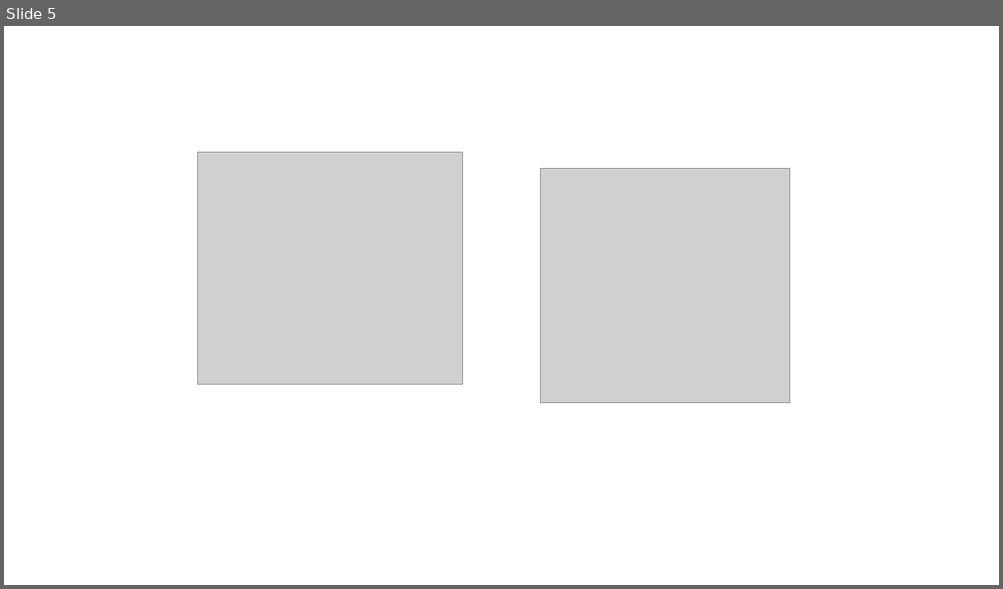
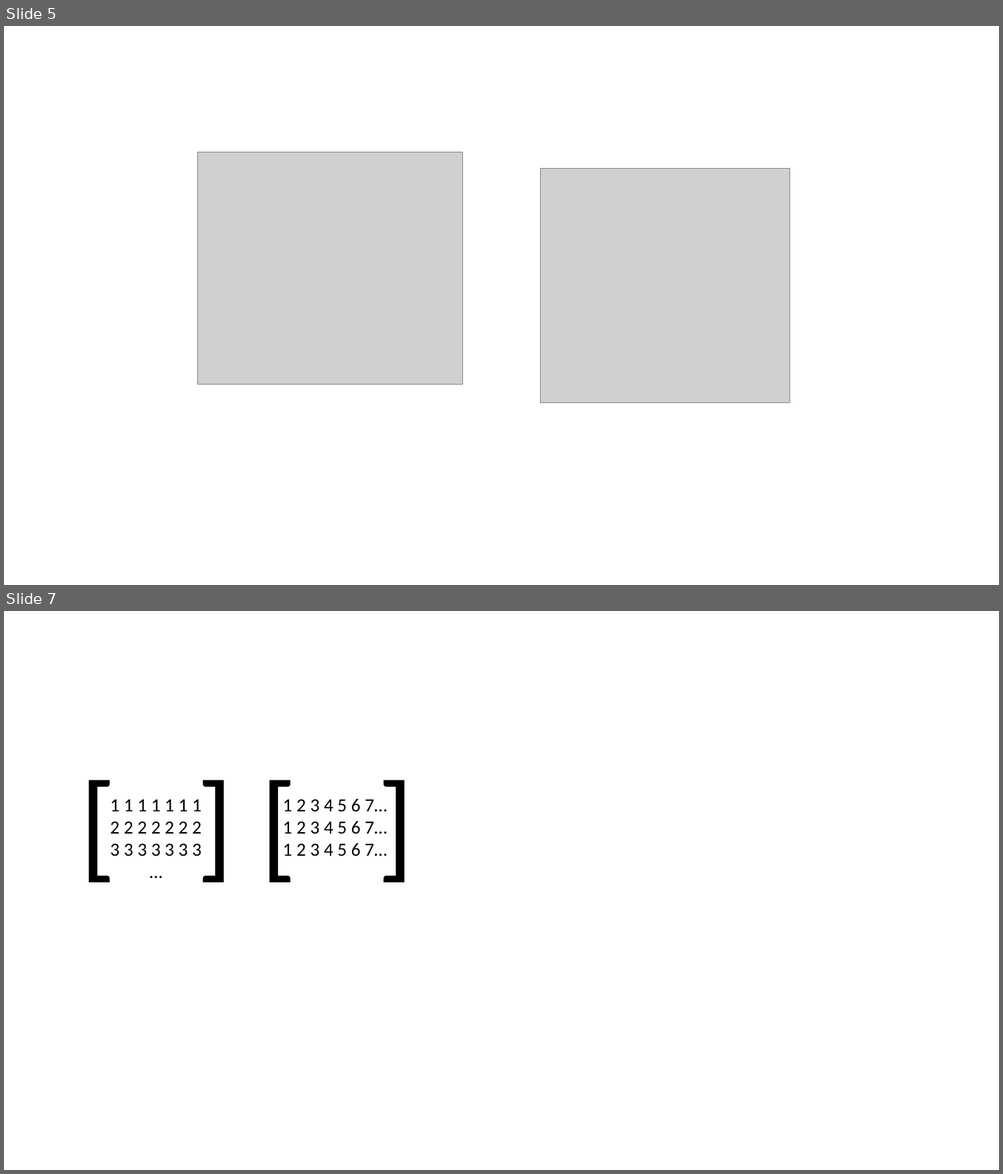
Before and after one commit to claryguru/BA_epics_camera, a slide deck: Dokumentation/erstellte_Abbildungen.pptx. Shown one above the other, each under a label of ours: slide 5 before the commit, slides 5 and 7 after it; the slides between them are not shown. The pictures are 1003x589 and 1003x1174 pixels, drawn with LibreOffice and Linux fonts; fonts in the diff are those of the drawing; grey boxes stand for pictures. Boxes give left, top, right and bottom in pixels: in the first picture for what was removed or moved away, otherwise in the second. Text is boxed around its words. In the diff, an @@ line names an element or a change of style, - is before the commit and + after.

```diff
--- a/Dokumentation/erstellte_Abbildungen.pptx
+++ b/Dokumentation/erstellte_Abbildungen.pptx
@@ slide 7 added at (x1=4, y1=611, x2=999, y2=1170), background #FFFFFF @@
@@ text added at (x1=73, y1=760, x2=443, y2=911), 115 pt, text #000000 @@
+[ ] [ ]
@@ text added at (x1=110, y1=799, x2=202, y2=856), 18 pt, text #000000 @@
+1 1 1 1 1 1 1
+2 2 2 2 2 2 2
+3 3 3 3 3 3 3
+…
@@ text added at (x1=283, y1=799, x2=387, y2=856), 18 pt, text #000000 @@
+1 2 3 4 5 6 7…
+1 2 3 4 5 6 7…
+1 2 3 4 5 6 7…
```
Also in this commit, not shown: 1 other slide added, 2 other files.
